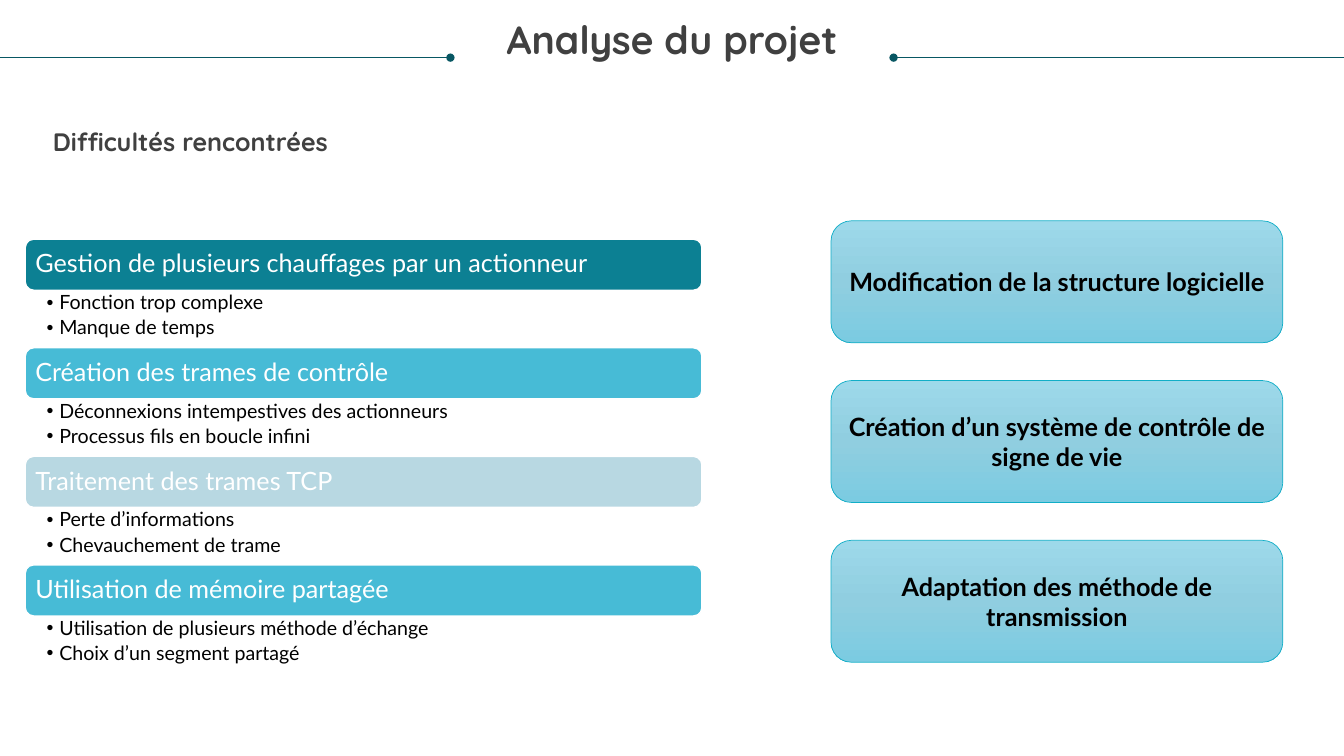
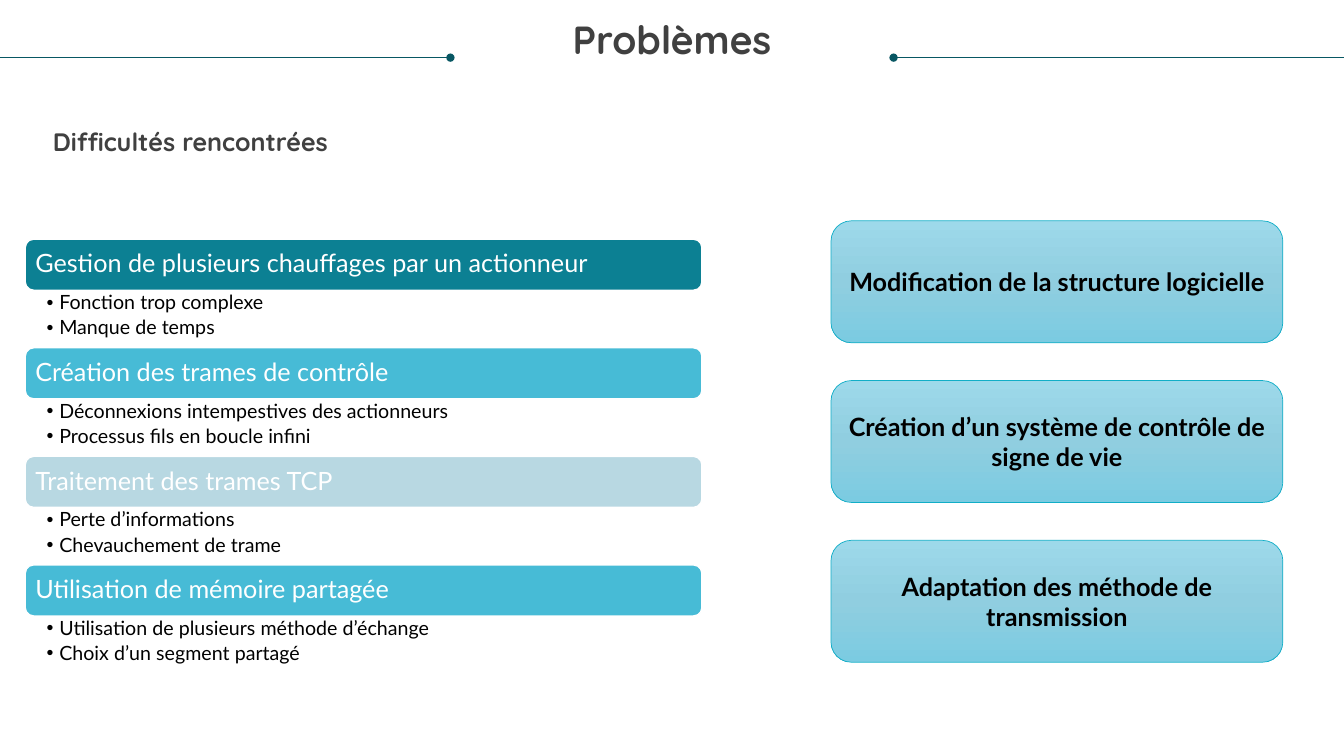
Before and after one commit to hackersoft13/Cobox, a slide deck: slide 16 of Doc/Cobox.pptx (slide 12 before the commit). Drawn at 1344x756 pixels with LibreOffice and Linux fonts; fonts in the diff are those of the drawing. Boxes give left, top, right and bottom in pixels: in the first picture for what was removed or moved away, otherwise in the second. Text is boxed around its words. In the diff, an @@ line names an element or a change of style, - is before the commit and + after.

```diff
--- a/Doc/Cobox.pptx
+++ b/Doc/Cobox.pptx
@@ text at <box>573,25,772,55</box>: text changed @@
-Analyse du projet
+Problèmes
```
Also in this commit, not shown: 7 other slides changed, 5 slides added, 1 slide removed.
